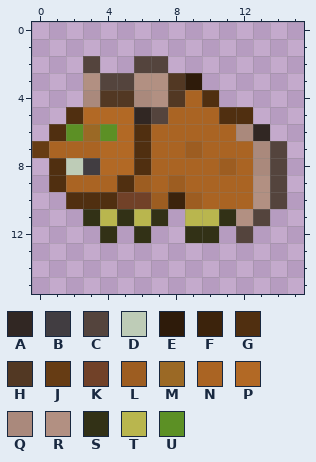
File history of a pixel-art sprite, game/images/rat.png. The first picture shows the starting point.
The file is 32x32 pixels, drawn in blocks of 2x2; one block is one cell here. Colours within 5 levels of each other are drawn and written as one.
Palette (. is transparent): A #312723  B #413d41  C #54443d  D #beccb7  E #2e1b0a  F #3c230c  G #502f10  H #523823  J #663c14  K #714128  L #9d5d21  M #9b6925  N #aa6423  P #b26925  Q #aa897c  R #b29082  S #323116  T #b9b64e  U #5c9025
Once edited:
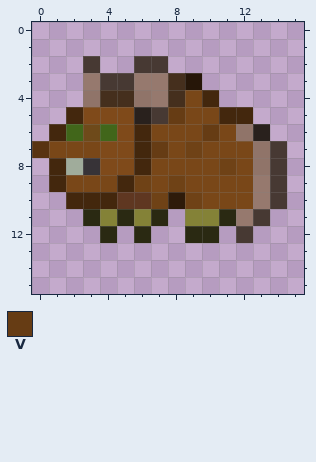
Colours new in this view: V #663c14
Diff:
{"colour":"A","old":"#312723","new":"#29211d"}
{"colour":"B","old":"#413d41","new":"#373337"}
{"colour":"C","old":"#54443d","new":"#473933"}
{"colour":"D","old":"#beccb7","new":"#a0ac9b"}
{"colour":"E","old":"#2e1b0a","new":"#261608"}
{"colour":"F","old":"#3c230c","new":"#2e1b0a"}
{"colour":"G","old":"#502f10","new":"#43270d"}
{"colour":"H","old":"#523823","new":"#452f1d"}
{"colour":"J","old":"#663c14","new":"#583311"}
{"colour":"K","old":"#714128","new":"#5f3721"}
{"colour":"L","old":"#9d5d21","new":"#6f4216"}
{"colour":"M","old":"#9b6925","new":"#6e4a1a"}
{"colour":"N","old":"#aa6423","new":"#794718"}
{"colour":"P","old":"#b26925","new":"#7f4a1a"}
{"colour":"Q","old":"#aa897c","new":"#907469"}
{"colour":"R","old":"#b29082","new":"#96796e"}
{"colour":"S","old":"#323116","new":"#2a2912"}
{"colour":"T","old":"#b9b64e","new":"#848237"}
{"colour":"U","old":"#5c9025","new":"#41661a"}
{"y":5,"x":8,"old":"N","new":"V"}
{"y":6,"x":10,"old":"N","new":"V"}
{"y":7,"x":7,"old":"N","new":"V"}
{"label":"changed","picture_box":[32,56,287,243]}
